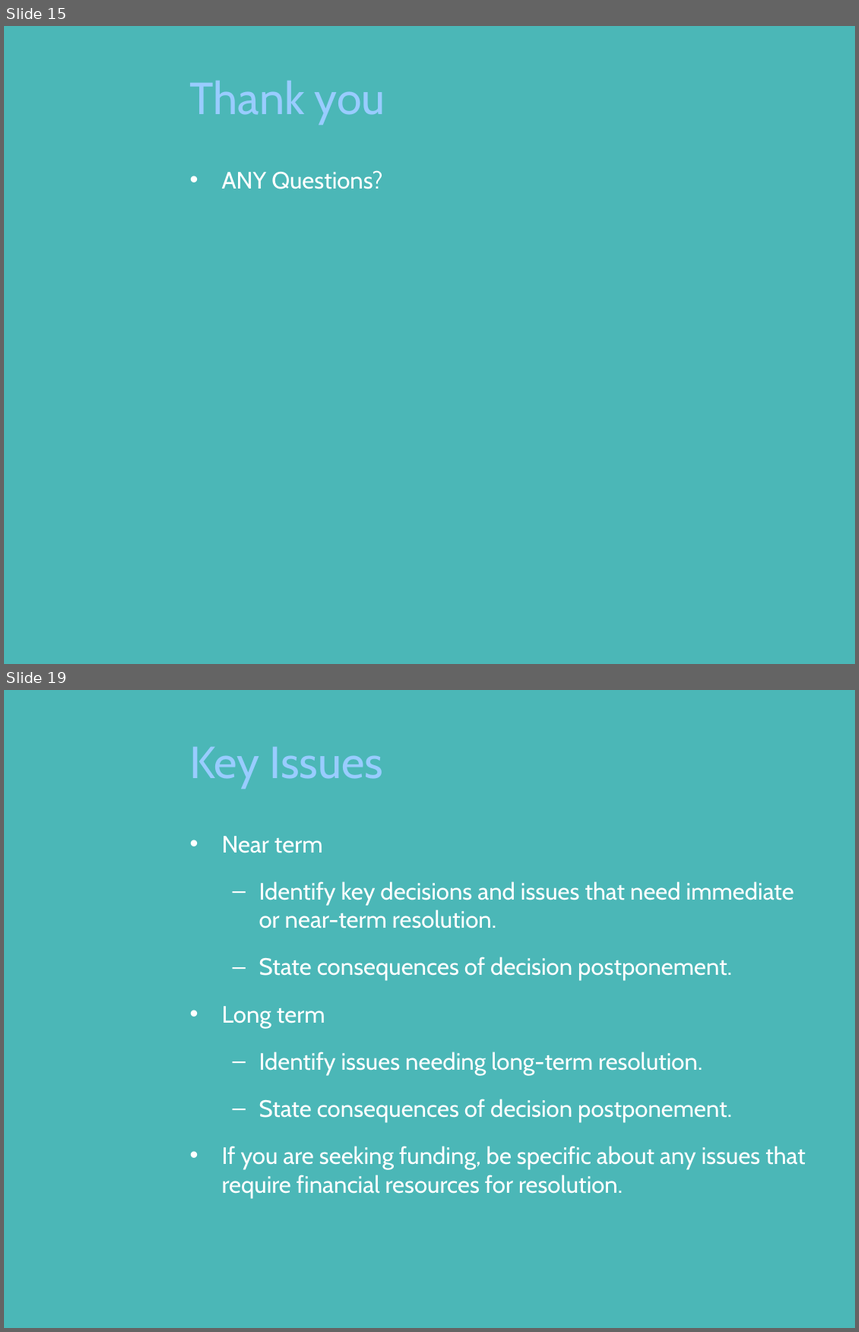
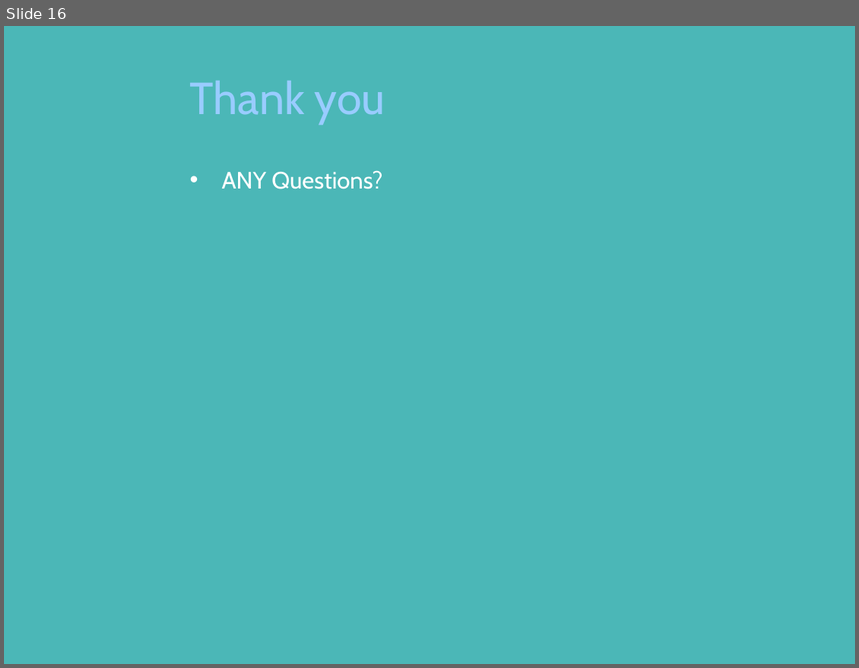
Before and after one commit to vishwakulkarni/India-hacks, a slide deck: Working IndiaHacks/BULL STOCK.pptx. Shown one above the other, each under a label of ours: slides 15 and 19 before the commit, slide 16 after it; the slides between them are not shown. The pictures are 859x1332 and 859x668 pixels, drawn with LibreOffice and Linux fonts; fonts in the diff are those of the drawing; background and template pictures are left out. Boxes give left, top, right and bottom in pixels: in the first picture for what was removed or moved away, otherwise in the second. Text is boxed around its words. In the diff, an @@ line names an element or a change of style, - is before the commit and + after.

```diff
--- a/Working IndiaHacks/BULL STOCK.pptx
+++ b/Working IndiaHacks/BULL STOCK.pptx
@@ slide 19 removed at bbox=[4, 690, 855, 1328], background picture (left out) @@
@@ title removed at bbox=[190, 747, 383, 789] @@
-Key Issues
@@ text removed at bbox=[222, 836, 806, 1198] @@
-• Near term
-  – Identify key decisions and issues that need immediate or near-term resolution.
-  – State consequences of decision postponement.
-• Long term
-  – Identify issues needing long-term resolution.
-  – State consequences of decision postponement.
-• If you are seeking funding, be specific about any issues that require financial resources for resolution.
@@ what was slide 15 is now slide 16 @@
```
Also in this commit, not shown: 5 slides changed, 2 slides added, 4 other slides removed.
